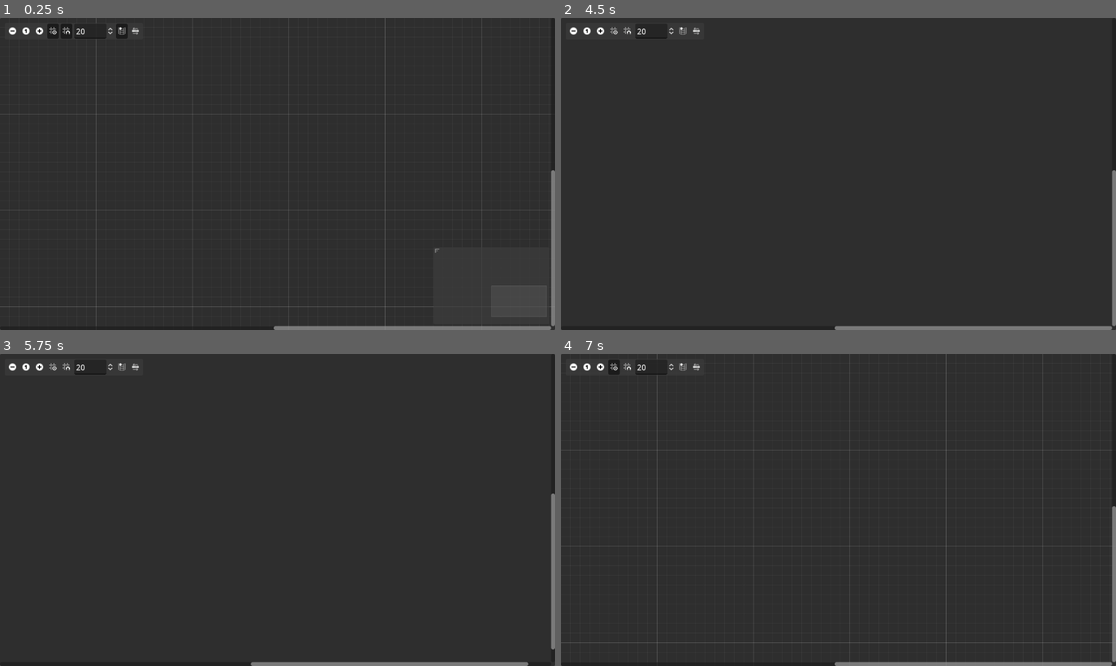
Above: before the commit, frames 1-4 (two rows, left to right).
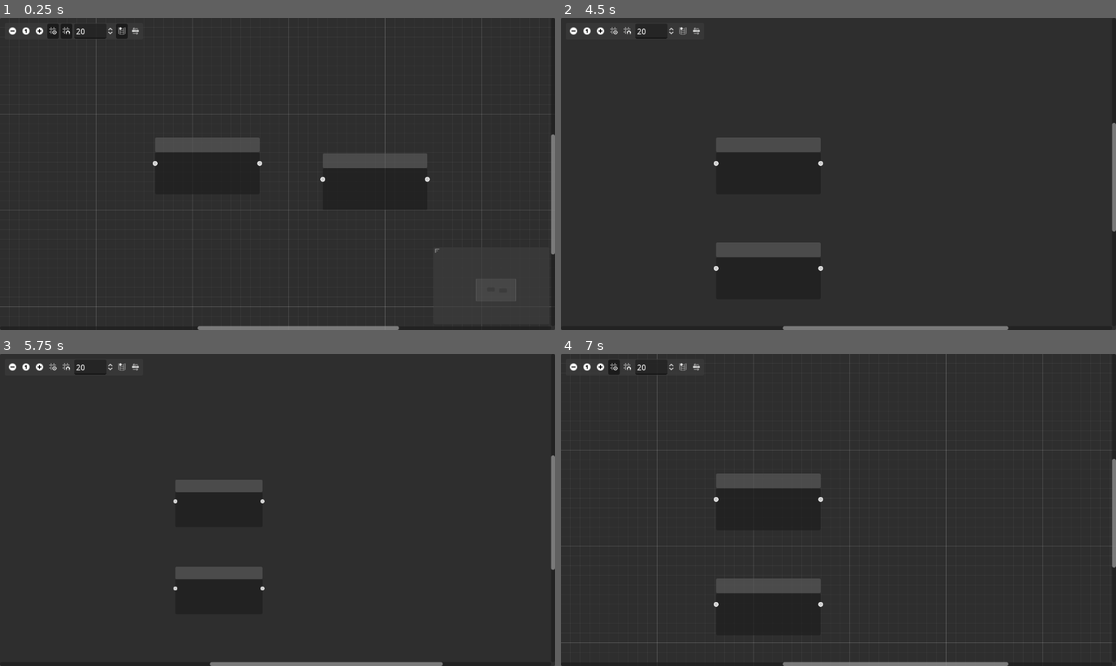
Above: after the commit, the same moments.

Repository: coffeecup-winner/TwistedWiSP
Game: Godot game, scene res://twisted_wisp.tscn
Same seed, same stepped clock (60 frames per second), same inputs: the game is played once before the commit and once after it.
Inputs (mouse positions are in pixels of both pictures, inside the frame that each line leads up to):
- Up to frame 1 (0.25 s): no input
- Up to frame 2 (4.5 s): click (572, 30) at 0.5 s; click (599, 30) at 1.25 s; click (616, 30) at 2 s; click (627, 30) at 2.75 s; click (683, 30) at 3.5 s; click (694, 30) at 4.25 s
- Up to frame 3 (5.75 s): click (11, 366) at 5 s
- Up to frame 4 (7 s): click (599, 366) at 5.75 s; click (616, 366) at 6.5 s

The runs differ from the first frame. In frame 1, 2.6% of the frame differs, in the area x 27-100%, y 37-100%; in frame 2, 2.5%; in frame 3, 1.8%; in frame 4, 2.5%.

Commit message:
Add connection/disconnection

Diff:
--- /dev/null
+++ b/gui/flow_graph_view.gd
@@ -0,0 +1,14 @@
+extends GraphEdit
+
+func _ready():
+	connect("connection_request", _on_connection_request)
+	connect("disconnection_request", _on_disconnection_request)
+
+func _on_connection_request(from_node, from_port, to_node, to_port):
+	connect_node(from_node, from_port, to_node, to_port)
+
+func _on_disconnection_request(from_node, from_port, to_node, to_port):
+	disconnect_node(from_node, from_port, to_node, to_port)
+
+func _process(delta):
+	pass
--- a/gui/flow_graph_view.tscn
+++ b/gui/flow_graph_view.tscn
@@ -1,18 +1,54 @@
-[gd_scene format=3 uid="uid://dtktiuwmp1rh1"]
+[gd_scene load_steps=2 format=3 uid="uid://dtktiuwmp1rh1"]
 
-[node name="FlowGraphView" type="Control"]
-layout_mode = 3
+[ext_resource type="Script" path="res://flow_graph_view.gd" id="1_sacfu"]
+
+[node name="FlowGraphView" type="GraphEdit"]
 anchors_preset = 15
 anchor_right = 1.0
 anchor_bottom = 1.0
 grow_horizontal = 2
 grow_vertical = 2
+right_disconnects = true
+script = ExtResource("1_sacfu")
 
-[node name="GraphEdit" type="GraphEdit" parent="."]
-layout_mode = 1
-anchors_preset = 15
-anchor_right = 1.0
-anchor_bottom = 1.0
-grow_horizontal = 2
-grow_vertical = 2
-scroll_offset = Vector2(-1152, -616)
+[node name="GraphNode" type="GraphNode" parent="."]
+layout_mode = 0
+offset_left = 322.0
+offset_top = 248.0
+offset_right = 539.0
+offset_bottom = 366.0
+mouse_filter = 1
+position_offset = Vector2(322, 248)
+slot/0/left_enabled = true
+slot/0/left_type = 0
+slot/0/left_color = Color(1, 1, 1, 1)
+slot/0/left_icon = null
+slot/0/right_enabled = true
+slot/0/right_type = 0
+slot/0/right_color = Color(1, 1, 1, 1)
+slot/0/right_icon = null
+slot/0/draw_stylebox = true
+
+[node name="Label" type="Label" parent="GraphNode"]
+layout_mode = 2
+
+[node name="GraphNode2" type="GraphNode" parent="."]
+layout_mode = 0
+offset_left = 670.0
+offset_top = 281.0
+offset_right = 887.0
+offset_bottom = 399.0
+mouse_filter = 1
+position_offset = Vector2(670, 281)
+slot/0/left_enabled = true
+slot/0/left_type = 0
+slot/0/left_color = Color(1, 1, 1, 1)
+slot/0/left_icon = null
+slot/0/right_enabled = true
+slot/0/right_type = 0
+slot/0/right_color = Color(1, 1, 1, 1)
+slot/0/right_icon = null
+slot/0/draw_stylebox = true
+
+[node name="Label" type="Label" parent="GraphNode2"]
+layout_mode = 2
